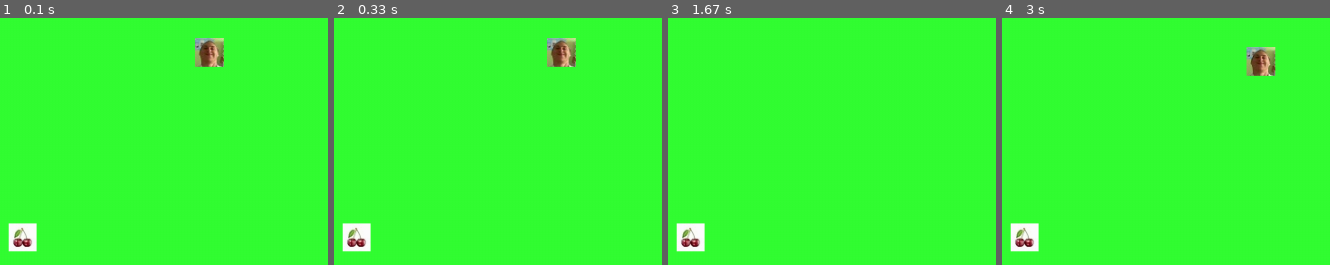
Above: before the commit, frames 1-4 (left to right).
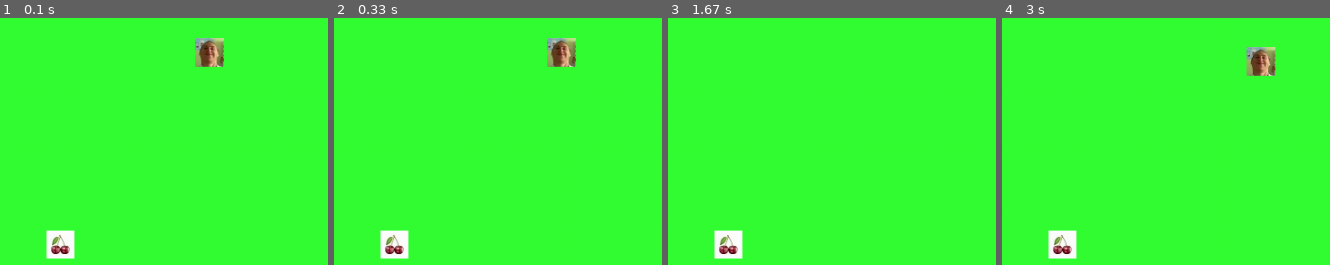
Above: after the commit, the same moments.

Repository: Shaban245/Snake_pygame
Game: pygame game, started from main.py
The game is run twice, just before and just after one commit, with the same random seed, the same clock (stepped at 60 frames per second) and the same inputs.
Inputs:
- Up to frame 1 (0.1 s): no input
- Up to frame 2 (0.33 s): no input
- Up to frame 3 (1.67 s): hold D 0.33-0.8 s; hold W 0.83-1.13 s; hold D 1.17-1.63 s
- Up to frame 4 (3 s): hold A 1.67-2.2 s; hold S 2.23-2.53 s; hold A 2.57-2.97 s
The pictures show only the part of the screen within x 33-83%, y 50-100%; the shares and areas given below are measured in that part.

The runs differ from the first frame. In frame 1, 2.1% of the frame differs, in the area x 2-23%, y 82-98%; in frame 2, 2.1%; in frame 3, 2.1%; in frame 4, 2.1%.

Commit message:
refactor: class chery

Diff:
--- a/src/chery.py
+++ b/src/chery.py
@@ -8,13 +8,13 @@
         self.image = pygame.image.load("resourse/Chery.jpg")
         self._allowed_x = constants.allowed_chery_x
         self._allowed_y = constants.allowed_chery_y
-        self.x_cor = rd(0, self._allowed_x)
-        self.y_cor = rd(0, self._allowed_y)
+        self.x_cor = rd(constants.min_chery_x, self._allowed_x)
+        self.y_cor = rd(constants.min_chery_y, self._allowed_y)
         self.rect_chery = pygame.Rect(self.x_cor, self.y_cor, constants.rect_width_chery, constants.rect_heigth_chery)
 
 
 
     def generate_new_position(self) -> None:
-        self.x_cor = rd(0, self._allowed_x)
-        self.y_cor = rd(0, self._allowed_y)
+        self.x_cor = rd(constants.min_chery_x, self._allowed_x)
+        self.y_cor = rd(constants.min_chery_y, self._allowed_y)
         self.rect_chery = pygame.Rect(self.x_cor, self.y_cor, constants.rect_width_chery, constants.rect_heigth_chery)
--- a/src/constants.py
+++ b/src/constants.py
@@ -19,6 +19,8 @@
 
 allowed_chery_x = WIDTH_field - 50
 allowed_chery_y = HEIGHT_field - 50
+min_chery_x = 60
+min_chery_y = 60
 
 rect_width_snake = 15
 rect_heigth_snake = 15
